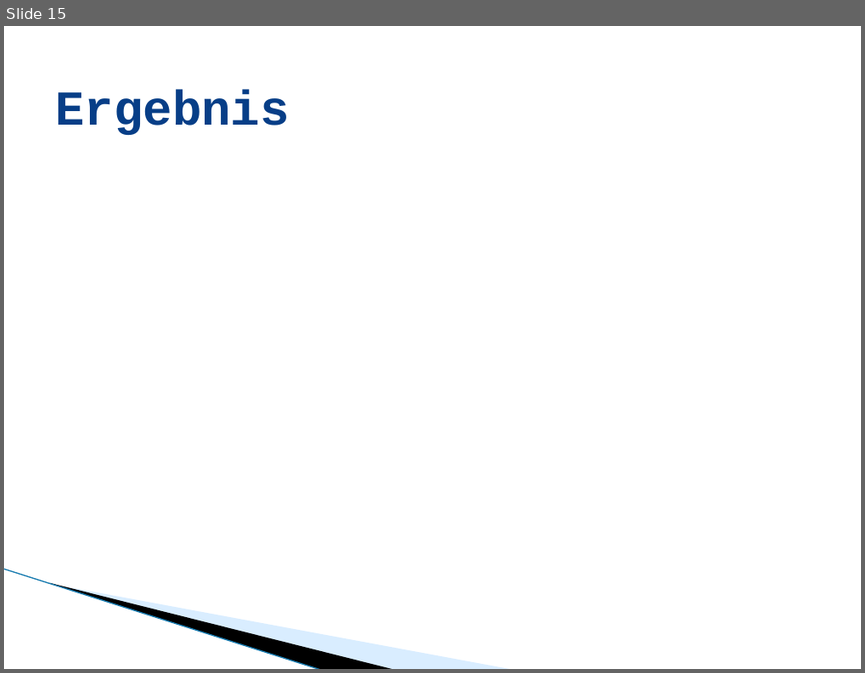
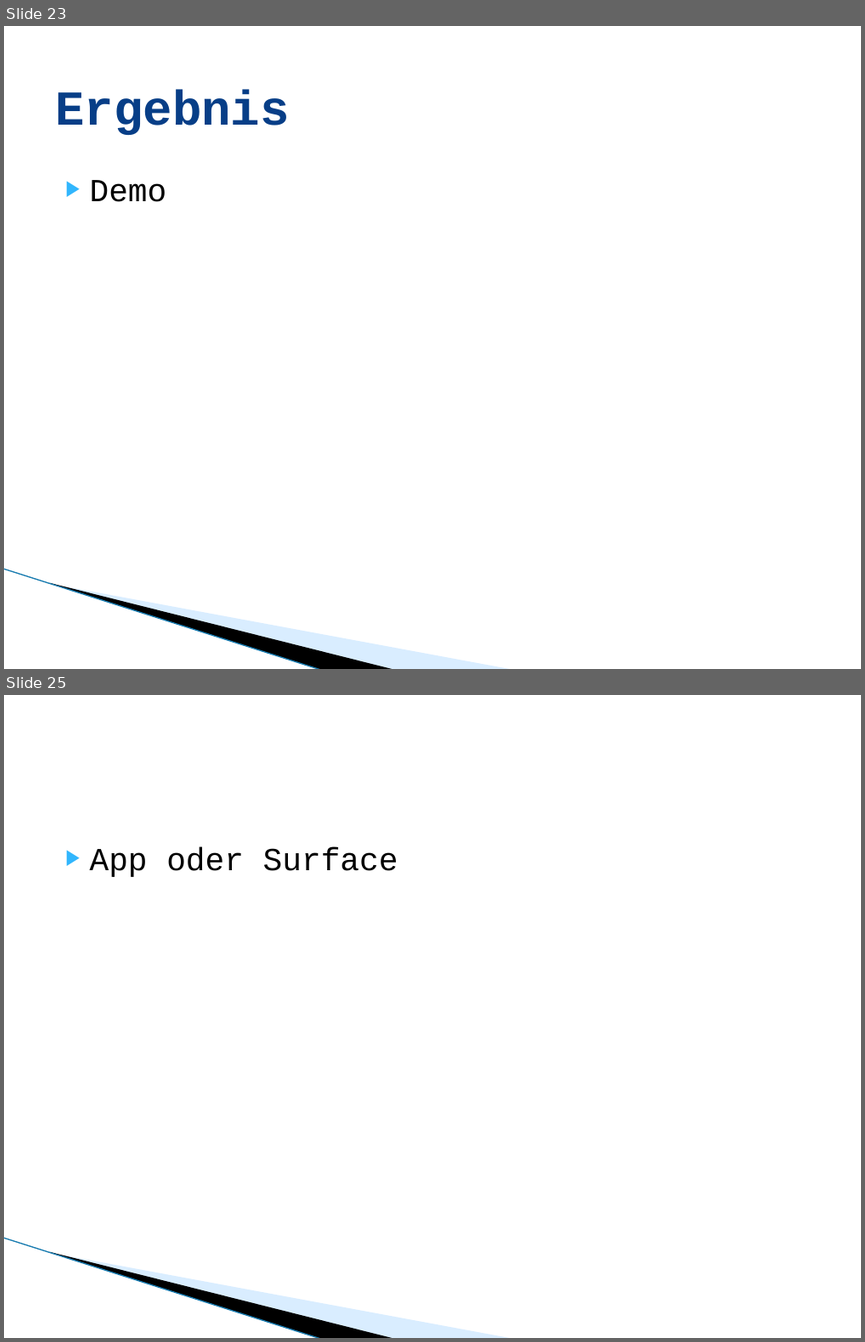
Before and after one commit to lukaselmer/student-thesis-flip, a slide deck: doc/media/flip_zuehlke_praesentation.pptx. Shown one above the other, each under a label of ours: slide 15 before the commit, slides 23 and 25 after it; the slides between them are not shown. The pictures are 865x673 and 865x1342 pixels, drawn with LibreOffice and Linux fonts; fonts in the diff are those of the drawing; background and template pictures are left out. Boxes give left, top, right and bottom in pixels: in the first picture for what was removed or moved away, otherwise in the second. Text is boxed around its words. In the diff, an @@ line names an element or a change of style, - is before the commit and + after.

```diff
--- a/doc/media/flip_zuehlke_praesentation.pptx
+++ b/doc/media/flip_zuehlke_praesentation.pptx
@@ slide 25 added at bbox=[4, 695, 861, 1338], background #FFFFFF; not listed: 3 template elements that a slide beside it also shows @@
@@ text added at bbox=[90, 847, 398, 877], 27 pt, text #000000 @@
+▶ App oder Surface
@@ what was slide 15 is now slide 23 @@
@@ slide 23 changed as well @@
@@ text added at bbox=[90, 180, 167, 202], 27 pt, text #000000 @@
+▶ Demo
```
Also in this commit, not shown: 4 other slides changed, 10 other slides added, 2 slides removed.
